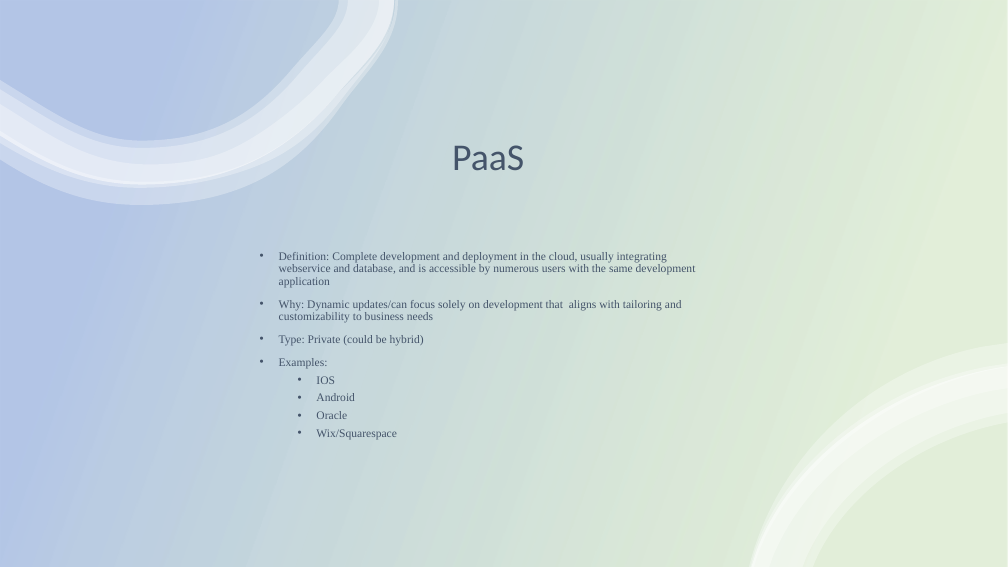
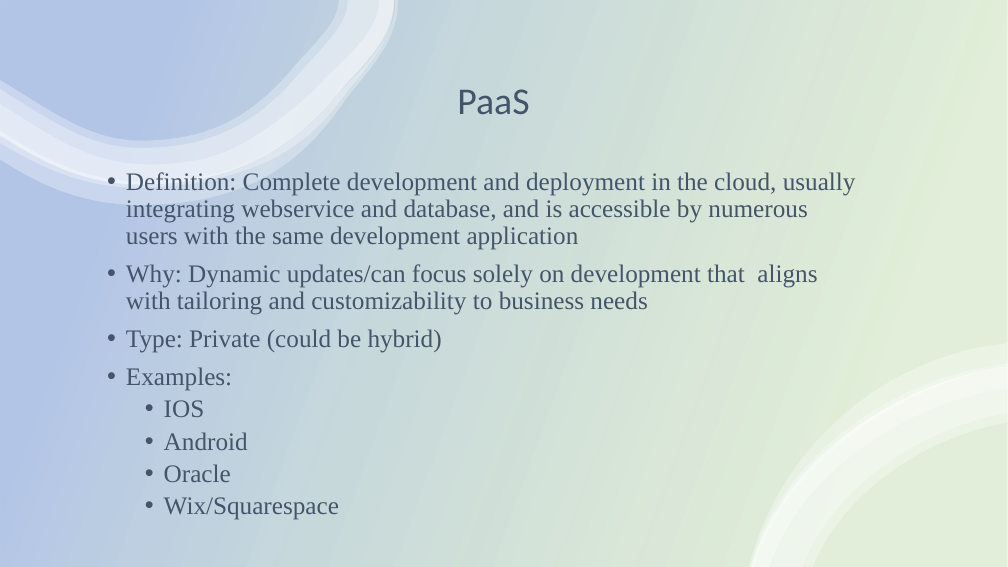
Before and after one commit to 06012021-dotnet-uta/ChristianRomeroP1, a slide deck: slide 3 of Study/Cloud Services.pptx. Drawn at 1008x567 pixels with LibreOffice and Linux fonts; fonts in the diff are those of the drawing. Boxes give left, top, right and bottom in pixels: in the first picture for what was removed or moved away, otherwise in the second. Text is boxed around its words. In the diff, an @@ line names an element or a change of style, - is before the commit and + after.

```diff
--- a/Study/Cloud Services.pptx
+++ b/Study/Cloud Services.pptx
@@ title "PaaS" moved from (x1=452, y1=145, x2=524, y2=170) to (x1=457, y1=89, x2=529, y2=114) @@
@@ text "Definition: Complete development and deployment ..." moved from (x1=279, y1=252, x2=696, y2=440) to (x1=126, y1=172, x2=856, y2=520) @@
@@ text "Definition: Complete development and deployment ..." at (x1=126, y1=172, x2=856, y2=520): size 11 to 24 pt @@
```
Also in this commit, not shown: 3 other slides changed.
